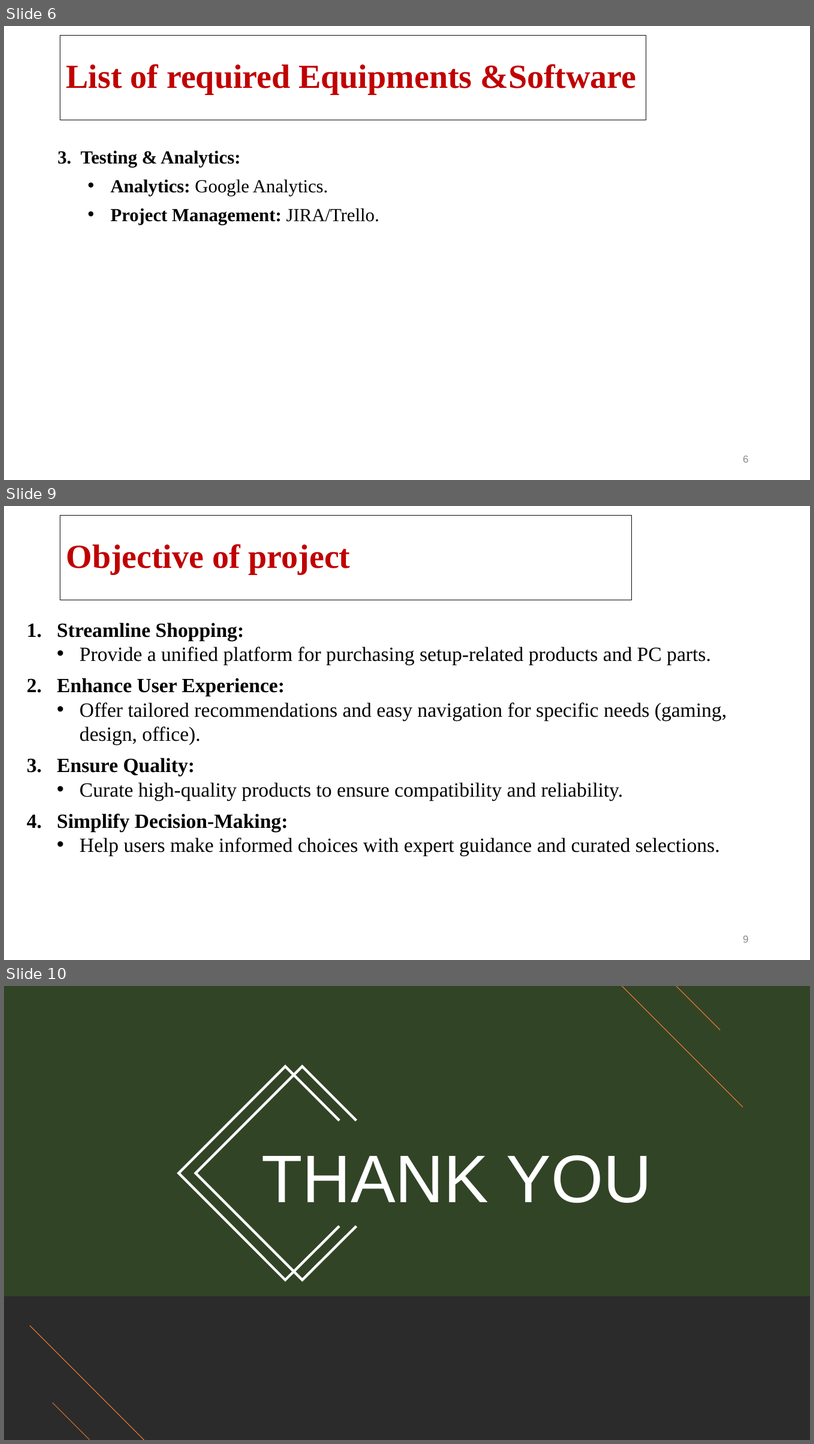
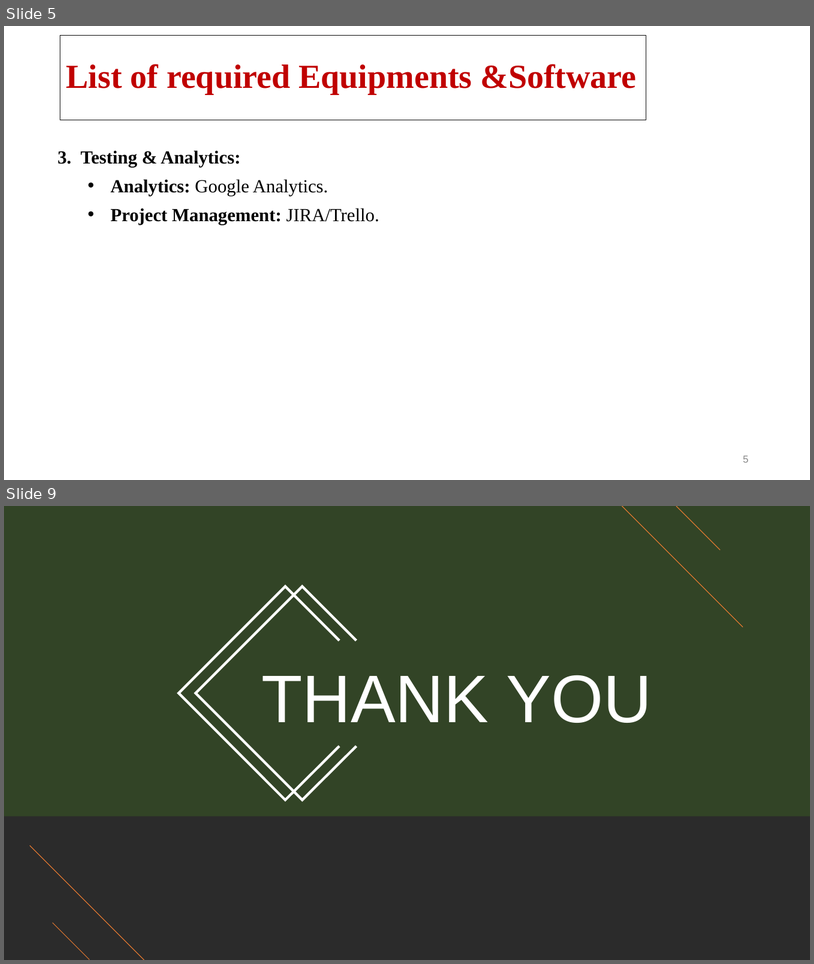
Before and after one commit to DhruvJDev/made-setup, a slide deck: ppt/Phase 2.pptx. Shown one above the other, each under a label of ours: slides 6, 9 and 10 before the commit, slides 5 and 9 after it; the slides between them are not shown. The pictures are 814x1444 and 814x964 pixels, drawn with LibreOffice and Linux fonts; fonts in the diff are those of the drawing; background and template pictures are left out; a plain dark background stands for a picture behind light text. Boxes give left, top, right and bottom in pixels: in the first picture for what was removed or moved away, otherwise in the second. Text is boxed around its words. In the diff, an @@ line names an element or a change of style, - is before the commit and + after.

Commit message:
make product page

```diff
--- a/ppt/Phase 2.pptx
+++ b/ppt/Phase 2.pptx
@@ slide 9 removed at [4, 506, 810, 960], background picture (left out) @@
@@ title removed at [60, 515, 633, 600] @@
-Objective of project
@@ text removed at [57, 622, 727, 856] @@
-1. Streamline Shopping:
-  • Provide a unified platform for purchasing setup-related products and PC parts.
-2. Enhance User Experience:
-  • Offer tailored recommendations and easy navigation for specific needs (gaming, design, office).
-3. Ensure Quality:
-  • Curate high-quality products to ensure compatibility and reliability.
-4. Simplify Decision-Making:
-  • Help users make informed choices with expert guidance and curated selections.
@@ page number removed at [743, 935, 749, 942] @@
-9
@@ what was slide 6 is now slide 5 @@
@@ what was slide 10 is now slide 9 @@
```
Also in this commit, not shown: 1 slide changed, 3 slides added, 3 other slides removed, 2 other files.
